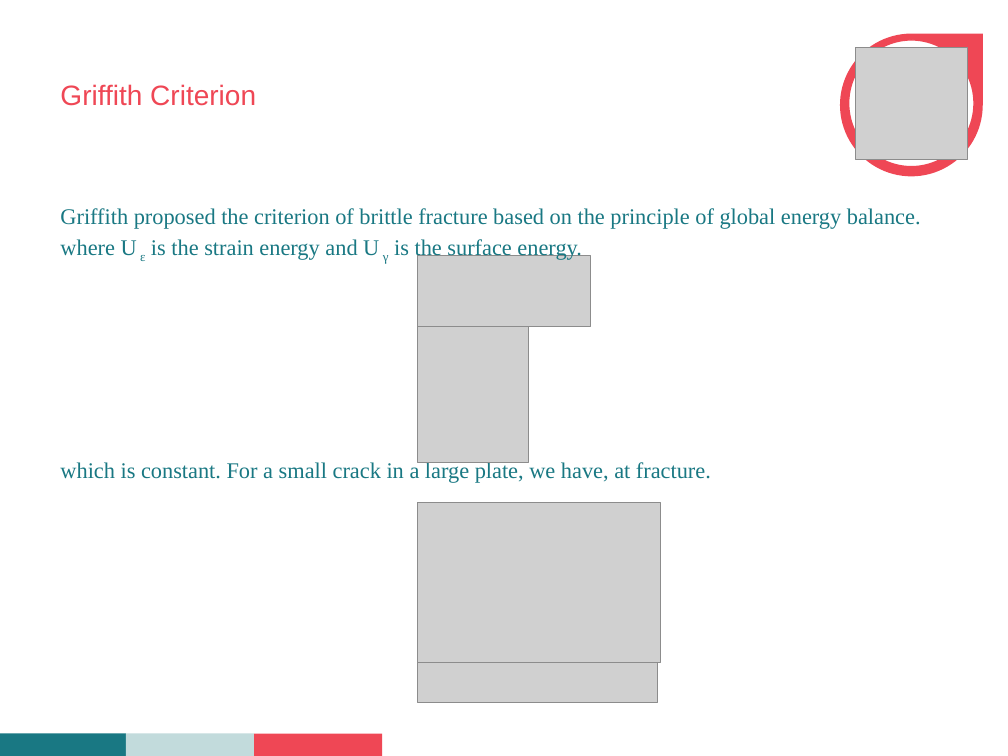
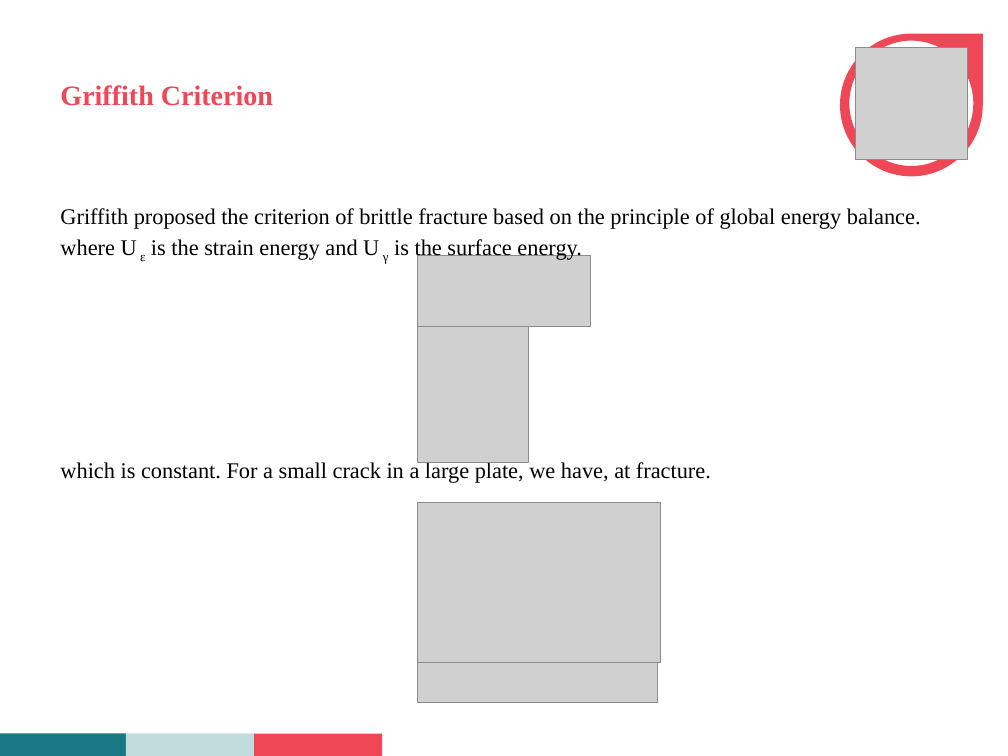
Before and after one commit to Abhinandan1996/seminar, a slide deck: slide 3 of seminar.pptx. Drawn at 1008x756 pixels with LibreOffice and Linux fonts; fonts in the diff are those of the drawing; grey boxes stand for pictures; background and template pictures are left out. Boxes give left, top, right and bottom in pixels: in the first picture for what was removed or moved away, otherwise in the second. Text is boxed around its words. In the diff, an @@ line names an element or a change of style, - is before the commit and + after.

```diff
--- a/seminar.pptx
+++ b/seminar.pptx
@@ title "Griffith Criterion" at bbox=[60, 85, 273, 106]: font Arial to Times New Roman, bold on @@
@@ text "Griffith proposed the criterion of ..." at bbox=[60, 208, 921, 483]: text colour #197883 to #000000 @@
```
Also in this commit, not shown: 19 other slides changed, 1 other file.
